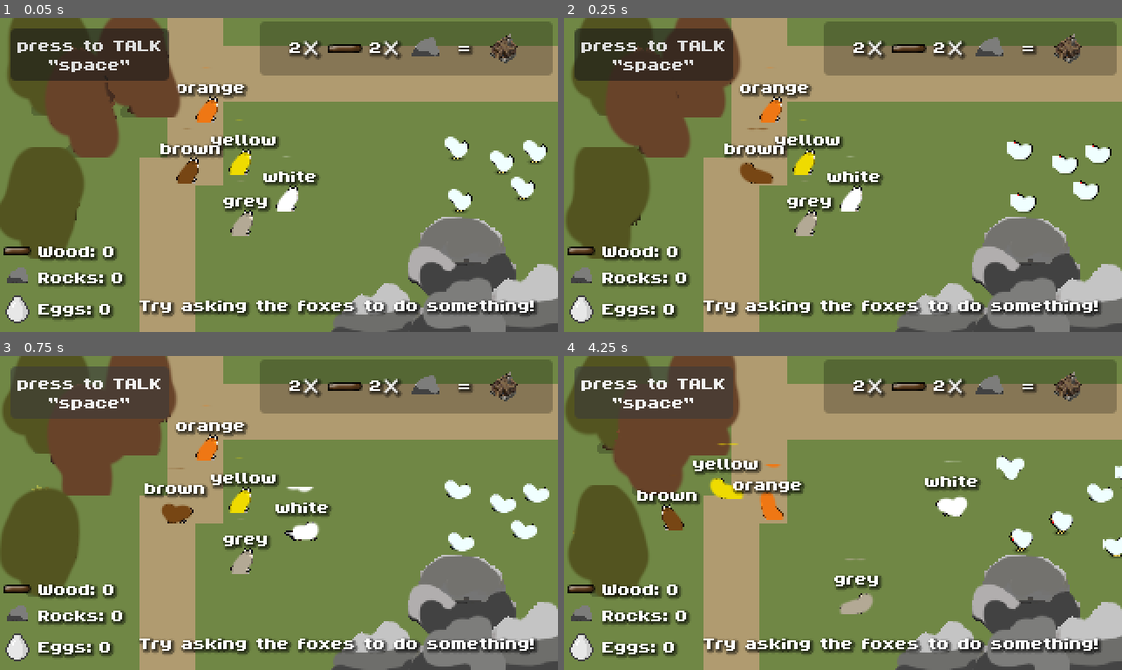
Above: before the commit, frames 1-4 (two rows, left to right).
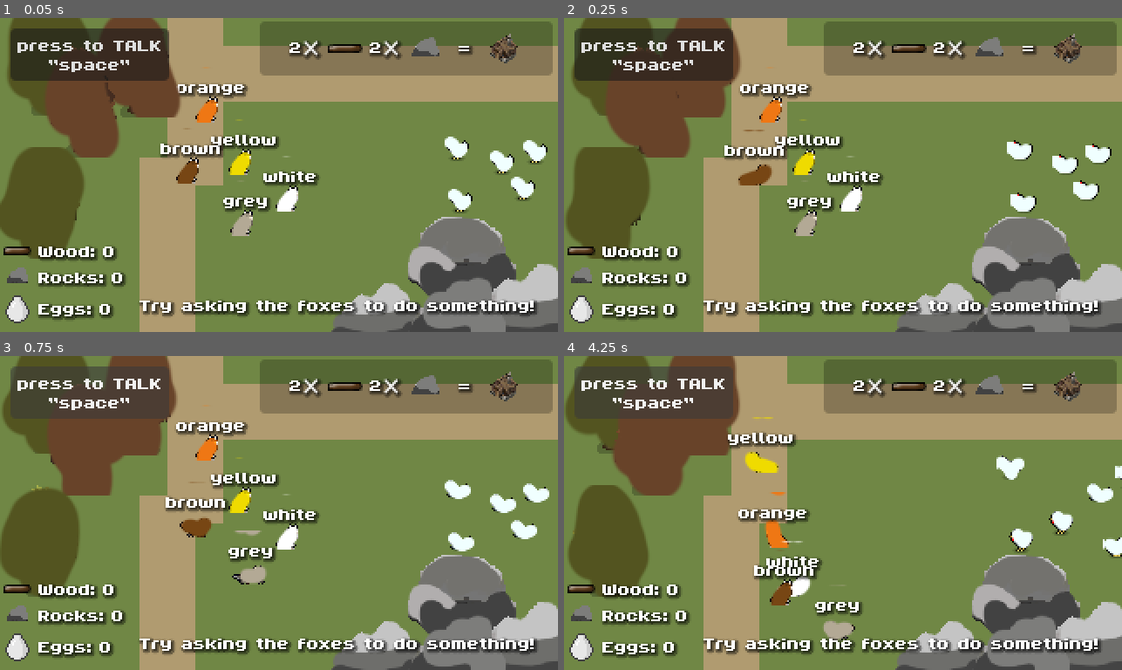
Above: after the commit, the same moments.

Repository: Foxtral-MistralHack/foxtral
Game: Godot game, scene res://main.tscn
The game is run twice, just before and just after one commit, with the same random seed, the same clock (stepped at 60 frames per second) and the same inputs.
Inputs:
- Up to frame 1 (0.05 s): no input
- Up to frame 2 (0.25 s): no input
- Up to frame 3 (0.75 s): click "press to TALK 'space'" at 0.5 s
- Up to frame 4 (4.25 s): click "press to TALK 'space'" at 1.25 s; click "press to TALK 'space'" at 2 s; tap Enter (ui_accept) at 2.75, 3.02, 3.77 s

Frame 1 is identical in both runs. In frame 2, 0.5% of the frame differs, in the area x 28-40%, y 35-54%; in frame 3, 3.4%; in frame 4, 6.4%, in the area x 13-75%, y 19-91%.

Commit message:
Resolve barrier bug (replace with force field) and resolve microphone bug

Diff:
--- a/audio_capture.gd
+++ b/audio_capture.gd
@@ -29,7 +29,7 @@
 
 	# Default: Don't send to Master (no monitoring)
 	# Call enable_monitoring(true) to hear microphone through speakers
-	AudioServer.set_bus_send(bus_idx, "")
+	#AudioServer.set_bus_send(bus_idx, "")
 
 	# Set player to use Record bus
 	audio_stream_player.bus = "Record"
--- a/entity/fox.gd
+++ b/entity/fox.gd
@@ -8,6 +8,9 @@
 @export var primary_name:String =""
 @export var speed = 30
 @export var body_color: Color = Color(1, 1, 1, 1)
+@export var wander_radius: float = 100.0
+
+var spawn_position: Vector2
 
 const random_moving_time = 3
 
@@ -73,8 +76,7 @@
 				moving_timer.start()
 
 				moving_timer.timeout.connect(func():moving=false;moving_timer.queue_free())
-				moving_direction= Vector2(randf_range(-1,1),randf_range(-1,1))
-				moving_direction = moving_direction/moving_direction.length()
+				moving_direction = fox._get_biased_direction().normalized()
 
 		else:
 
@@ -221,6 +223,7 @@
 
 func _ready() -> void:
 
+	spawn_position = global_position
 	animation_player.play("idle")
 	EntityManager.register_fox(self)
 	nametag.text = primary_name
@@ -305,5 +308,14 @@
 		var collision = get_slide_collision(0)
 		velocity += collision.get_normal() * speed * 0.5
 
-	position.x = clamp(position.x, 16, 304)
-	position.y = clamp(position.y, 32, 164)
+func _get_biased_direction() -> Vector2:
+	var to_spawn = spawn_position - global_position
+	var distance_from_spawn := to_spawn.length()
+
+	# Bias toward spawn increases with distance
+	var bias_strength = clamp(distance_from_spawn / wander_radius, 0.0, 0.8)
+
+	var random_dir = Vector2(randf_range(-1, 1), randf_range(-1, 1))
+	var biased_dir = random_dir.lerp(to_spawn.normalized(), bias_strength)
+
+	return biased_dir
Not shown, added: slide1.png.import
Not shown, added: slide2.png.import
Not shown, added: slide3.png.import
